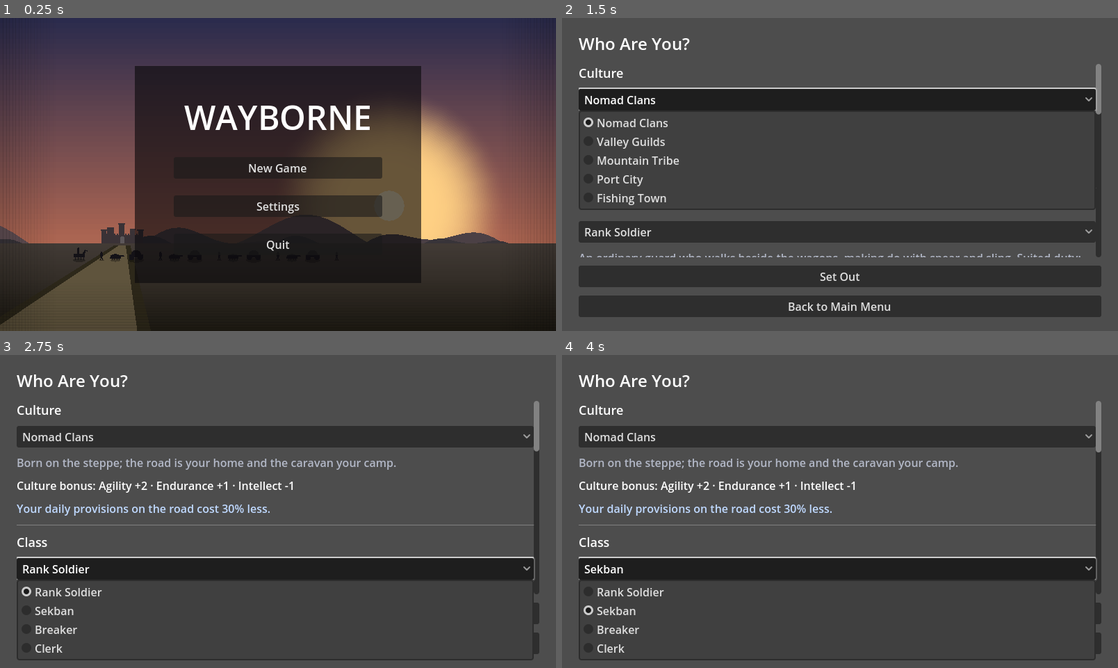
Above: before the commit, frames 1-4 (two rows, left to right).
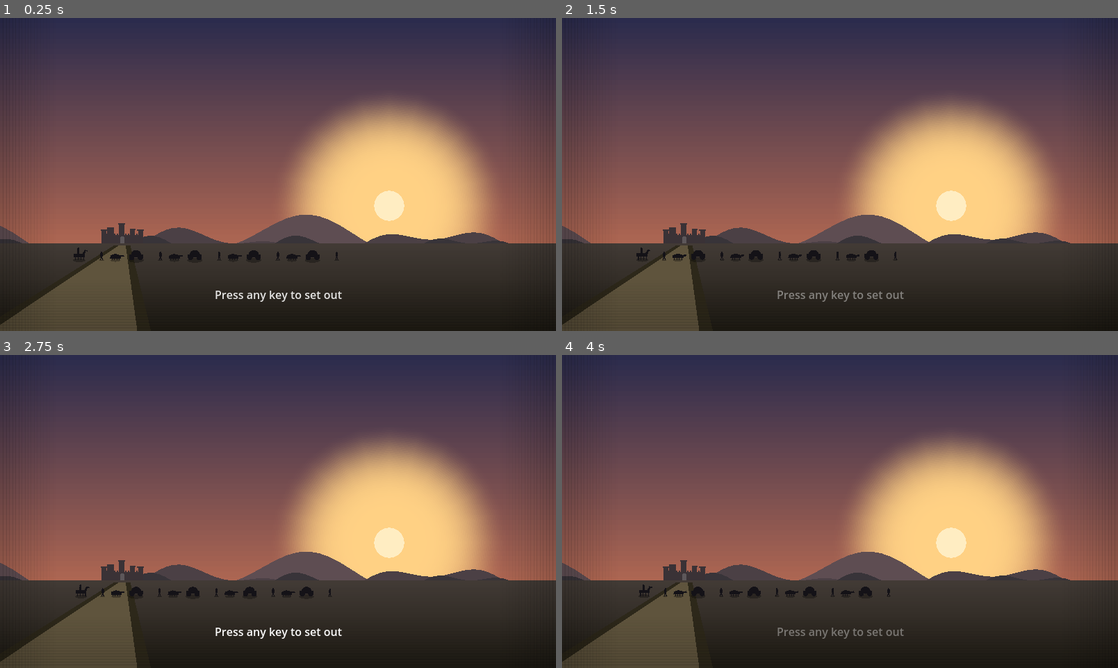
Above: after the commit, the same moments.

Repository: ulubatuhan/wayborne
Game: Godot game, scene res://scenes/ui/main_menu.tscn
The game is run twice, just before and just after one commit, with the same random seed, the same clock (stepped at 60 frames per second) and the same inputs.
Inputs (mouse positions are in pixels of both pictures, inside the frame that each line leads up to):
- Up to frame 1 (0.25 s): no input
- Up to frame 2 (1.5 s): click (840, 168) at 0.5 s, where only the run before the commit has a clickable "New Game"; click (840, 99) at 1.25 s, where only the run before the commit has a clickable "Nomad Clans"
- Up to frame 3 (2.75 s): click (278, 567) at 2 s, where only the run before the commit has a clickable "Rank Soldier"
- Up to frame 4 (4 s): click (840, 614) at 2.75 s, where only the run before the commit has a clickable "Set Out"; click (840, 567) at 3.5 s, where only the run before the commit has a clickable "Sekban"

The runs differ from the first frame. In frame 1, 35% of the frame differs, in the area x 24-76%, y 15-91%; in frame 2, 77%, in the area x 0-100%, y 0-100%; in frame 3, 76%; in frame 4, 75%.

Commit message:
"Bir tuşa basın" başlık evresi + kapı sesi + ortam/SFX altyapısı
Ana menü artık düz bir buton listesi değil: aynı sahnede (Nav.MAIN_MENU
hiç değişmeden) önce yalnızca nabız gibi atan bir davet metni ("Yola
çıkmak için bir tuşa basın") görünüyor, ilk girdide (klavye/fare/kol)
butonlar mürekkep gibi yukarıdan aşağıya beliriyor. Ayrı bir title-screen
sahnesi kurulmadı - `change_scene_to_file` MenuBackdrop'u sıfırdan
kurar, kervanın yol döngüsünü keserdi. Evre `_title_shown_this_run`
statik değişkeniyle süreç başına bir kez yaşanıyor (Nav.recruit_venue
ile aynı desen), yoksa Ayarlar'dan dönüş her seferinde "bir tuşa bas"
ekranına düşerdi.

Ölçülüp düzeltilen bir hata: buton kutusu `visible = false` ile
gizlenince VBoxContainer hiç dizilim geçişi yapmıyor, butonlar aynı
noktada üst üste biniyordu. `modulate:a = 0` + `disabled = true`
kullanmak kutuyu her zaman düzgün dizili tutuyor.

AudioManager'a üçüncü bağımsız bir katman (ortam sesi - rüzgar, müzikle
aynı anda ters yönde solabiliyor) ve tek seferlik efektler (play_sfx,
her çağrı kendi geçici çalıcısını kurup siliyor) eklendi. Şehre gerçek
bir girişte (sefer bitişi ya da world_hub'ın kapı noktasından geçiş)
Nav.city_gate_opening bayrağı kapı gıcırtısını bir kez çalıyor - pazar/
lonca gibi bir alt ekrandan dönüş aynı sahneyi yeniden yüklese de
tekrarlamıyor.

Üç ses dosyası (rüzgar, tokmak, kapı gıcırtısı) şimdilik saf Python'la
(wave + sinüs/gürültü, harici araç yok) üretilmiş birer yer tutucu -
gerçek kayıt gelene kadar `_draw()`'un elle çizilmiş sanata kadar
oynadığı rolün ses karşılığı. AudioManager hangisini çaldığını
bilmiyor; dosya değişince kod değişmiyor.

Claude-Session: https://claude.ai/code/session_01SmgLRHV2q6VtZPZSSuowT6

Diff:
--- a/data/locale/ui.csv
+++ b/data/locale/ui.csv
@@ -1,6 +1,7 @@
 "keys","tr","en","de","fr","es","it","pt_BR","ru","pl","zh_CN","ja"
 "UI_LANGUAGE","Dil","Language","","","","","","","","",""
 "UI_PLAY","Yeni Oyun","New Game","","","","","","","","",""
+"UI_TITLE_PROMPT","Yola çıkmak için bir tuşa basın","Press any key to set out","","","","","","","","",""
 "UI_CONTINUE","Devam Et","Continue","","","","","","","","",""
 "UI_SETTINGS","Ayarlar","Settings","","","","","","","","",""
 "UI_MUSIC_VOLUME","Müzik Sesi","Music Volume","","","","","","","","",""
--- a/scenes/ui/main_menu.tscn
+++ b/scenes/ui/main_menu.tscn
@@ -14,9 +14,9 @@
 [node name="VBoxContainer" type="VBoxContainer" parent="."]
 layout_mode = 1
 anchors_preset = 8
-anchor_left = 0.5
+anchor_left = 0.2
 anchor_top = 0.5
-anchor_right = 0.5
+anchor_right = 0.2
 anchor_bottom = 0.5
 offset_left = -150.0
 offset_top = -60.0
--- a/scripts/autoload/audio_manager.gd
+++ b/scripts/autoload/audio_manager.gd
@@ -1,22 +1,34 @@
 extends Node
 
-## Autoload: oyunun müziği. Tek iş yapıyor - hangi ekranda hangi parçanın
-## çaldığını bilmek ve aradaki geçişi yumuşatmak.
+## Autoload: oyunun sesi. Üç iş yapıyor - hangi ekranda hangi parçanın
+## çaldığını bilmek, aradaki geçişi yumuşatmak, ve üstüne binen kısa
+## efektlerle (kapı gıcırtısı, bir düğüm anının vurgusu) ortam sesini
+## (rüzgar) çalmak.
 ##
 ## Bu dosyada bilerek hiçbir `class_name`'e başvurulmuyor: autoload'lar
 ## global script sınıf önbelleği hazır olmadan ayrıştırılıyor (bkz.
 ## CLAUDE.md Autoload rule). `AudioStreamPlayer` motorun kendi tipi,
 ## projenin bir sınıfı değil - o yüzden sorun değil.
 ##
-## **İki çalıcı var, çünkü geçiş kesme değil geçiştir.** Tek çalıcıyla
-## parça değiştirmek sesi bıçak gibi kesiyor; şehre varış ile yolun
-## bitişi arasındaki an oyunun en çok "vardık" demesi gereken anı ve bir
-## kesme onu bozuyor. `_active` sönerken `_standby` açılıyor, sonra ikisi
-## yer değiştiriyor.
+## **Müzik için iki çalıcı var, çünkü geçiş kesme değil geçiştir.** Tek
+## çalıcıyla parça değiştirmek sesi bıçak gibi kesiyor; şehre varış ile
+## yolun bitişi arasındaki an oyunun en çok "vardık" demesi gereken anı ve
+## bir kesme onu bozuyor. `_active` sönerken `_standby` açılıyor, sonra
+## ikisi yer değiştiriyor. Ortam sesinin (bkz. `play_ambience`) kendi ayrı
+## çalıcısı var - müzikle aynı anda solabilmeli (başlangıç ekranında rüzgar
+## sönerken yol müziği yükseliyor), o yüzden müziğin iki çalıcısına
+## karışamaz. Tek kerelik efektler (bkz. `play_sfx`) hiç kalıcı bir çalıcı
+## paylaşmıyor - her çağrı kendi geçici `AudioStreamPlayer`'ını kurup
+## bitince kendini siliyor, çünkü ikisi üst üste gelebilir.
 ##
 ## Parça dosyaları `data/assets/audio/` altında ve `preload` edilmiyor:
 ## autoload derlenirken çözülen bir yol, dosya adı değişince sessizce
 ## değil *gürültülü* patlasın diye çalışma anında `load()` ile alınıyor.
+## Efekt dosyaları (rüzgar/tokmak/kapı) şimdilik basit birer yer tutucu -
+## gerçek kayıt/foley gelene kadar saf koddan (`wave`/sinüs/gürültü)
+## üretildi, tıpkı elle çizilmiş sanat gelene kadar `_draw()`'un yaptığı
+## gibi (bkz. Art Rules). `AudioManager`'ın kendisi hangisini çaldığını
+## bilmiyor - dosya değişince kod hiç değişmeden gerçek kayda geçer.
 
 ## Ekran -> parça. Ana menü ile yol aynı parçayı paylaşıyor: ikisi de
 ## "yoldasın" hissi, şehir ise varış. Üçüncü bir parça gelene kadar bu
@@ -38,9 +50,34 @@
 ## bir Tween onu sayı olarak taşıyamıyor, o yüzden sonlu bir taban.
 const SILENT_DB: float = -60.0
 
+## Tek kerelik sesler (bkz. `play_sfx`) - müzik değil, bir anın vurgusu.
+## Ayrı bir kayıt: bir "thud" çalarken bir başkası üst üste tetiklenebilir
+## (kapı sesiyle aynı anda bir düğme tıklaması), o yüzden `_active`/
+## `_standby` gibi paylaşılan tek bir çalıcıya kilitlenmiyor - her çağrı
+## kendi geçici `AudioStreamPlayer`'ını kurup bitince kendini siliyor.
+const SFX_THUD: String = "thud"
+const SFX_GATE: String = "gate"
+const SFX_PATHS: Dictionary = {
+	SFX_THUD: "res://data/assets/audio/wooden_thud.wav",
+	SFX_GATE: "res://data/assets/audio/gate_creak.wav",
+}
+
+## Ortam sesi (bkz. `play_ambience`) - müziğin *altında* değil, müziğin
+## **yerine** duran bir katman: başlangıç ekranında henüz müzik yok, yalnızca
+## rüzgar var. Kendi çalıcısı ve kendi solması var, müzikten bağımsız -
+## ikisi aynı anda solabilmeli (rüzgar sönerken yol müziği yükseliyor).
+const AMBIENCE_WIND: String = "wind"
+const AMBIENCE_PATHS: Dictionary = {
+	AMBIENCE_WIND: "res://data/assets/audio/wind_ambience.wav",
+}
+const AMBIENCE_FADE_SECONDS: float = 1.6
+
 var _active: AudioStreamPlayer
 var _standby: AudioStreamPlayer
 var _current_track: String = ""
+var _ambience_player: AudioStreamPlayer
+var _ambience_fade: Tween
+var _current_ambience: String = ""
 ## -1 = henüz okunmadı. Varsayılan değerin **tek** sahibi
 ## `UserSettings.DEFAULT_MUSIC_VOLUME`; burada ikinci bir sayı tutmak,
 ## ikisi ayrıştığı gün sessizce yanlış sesle açılmak demekti. Tembel
@@ -55,6 +92,7 @@
 
 	_active = _make_player()
 	_standby = _make_player()
+	_ambience_player = _make_player()
 
 func _make_player() -> AudioStreamPlayer:
 	var player := AudioStreamPlayer.new()
@@ -86,6 +124,59 @@
 
 func get_current_track() -> String:
 	return _current_track
+
+## Tek kerelik bir ses çalar (bkz. `SFX_*`). Dosya eksikse sessizce hiçbir
+## şey yapmıyor - `_load_stream` ile aynı gerekçe: bir ses efekti asset'i
+## henüz gelmemişse oyun onsuz da çalışmalı, çökmemeli.
+func play_sfx(sfx_id: String) -> void:
+	var path: String = SFX_PATHS.get(sfx_id, "")
+	if path.is_empty() or not ResourceLoader.exists(path):
+		return
+	var stream: AudioStream = load(path)
+	if stream == null:
+		return
+	var player := AudioStreamPlayer.new()
+	player.stream = stream
+	player.volume_db = _target_db()
+	add_child(player)
+	player.finished.connect(player.queue_free)
+	player.play()
+
+## Ortam sesini başlatır/değiştirir - müzikten ayrı bir katman (bkz.
+## `_ambience_player`'ın notu). Aynı katman zaten çalıyorsa dokunmuyor,
+## `play_track`'in aynı deseni.
+func play_ambience(ambience_id: String) -> void:
+	if ambience_id == _current_ambience:
+		return
+	_current_ambience = ambience_id
+	var path: String = AMBIENCE_PATHS.get(ambience_id, "")
+	if path.is_empty() or not ResourceLoader.exists(path):
+		return
+	var stream: AudioStream = load(path)
+	if stream == null:
+		return
+	if stream is AudioStreamWAV:
+		# Döngü bayrağı içe aktarma ayarında değil burada - `_load_stream`'in
+		# mp3 için yaptığı aynı şey, aynı gerekçeyle (.import depoda tutulmuyor).
+		stream.loop_mode = AudioStreamWAV.LOOP_FORWARD
+	_ambience_player.stream = stream
+	_ambience_player.volume_db = SILENT_DB
+	_ambience_player.play()
+	_fade_ambience(_target_db())
+
+func stop_ambience() -> void:
+	if _current_ambience.is_empty():
+		return
+	_current_ambience = ""
+	_fade_ambience(SILENT_DB, true)
+
+func _fade_ambience(target_db: float, stop_after: bool = false) -> void:
+	if _ambience_fade != null and _ambience_fade.is_valid():
+		_ambience_fade.kill()
+	_ambience_fade = create_tween()
+	_ambience_fade.tween_property(_ambience_player, "volume_db", target_db, AMBIENCE_FADE_SECONDS)
+	if stop_after:
+		_ambience_fade.tween_callback(_ambience_player.stop)
 
 ## 0.0 - 1.0. Ayarlar ekranı bunu çağırıyor; değer hem anında uygulanıyor
 ## hem `user://settings.cfg`'ye yazılıyor (dil ile aynı dosya, aynı
@@ -95,6 +186,10 @@
 	UserSettings.save_music_volume(_music_volume)
 	if _fade == null or not _fade.is_running():
 		_active.volume_db = _target_db()
+	# Ortam sesi de aynı tek tercihi okuyor (bkz. dosyanın başındaki not) -
+	# ayarlar ekranında sürgü değişince rüzgar de anında güncellenmeli.
+	if not _current_ambience.is_empty() and (_ambience_fade == null or not _ambience_fade.is_running()):
+		_ambience_player.volume_db = _target_db()
 
 ## Tercihin sahibi `UserSettings` (settings.cfg'yi o yazıyor); burası
 ## yalnızca okuyup uyguluyor.
--- a/scripts/ui/main_menu.gd
+++ b/scripts/ui/main_menu.gd
@@ -6,6 +6,18 @@
 ## Tayfa büyüklüğü ve karakterin kendisi artık burada değil, karakter
 ## oluşturma ekranında seçiliyor - "Yeni Oyun" oraya gider, oturum da
 ## orada kurulur.
+##
+## **Bir "bir tuşa basın" evresiyle açılıyor, ayrı bir sahne olarak değil.**
+## İstenen şey sahne değişmeden yaşanan bir geçişti ("ekran siyahlanıp
+## yeniden yüklenmemeli") - `MenuBackdrop`'u ayrı bir title-screen sahnesine
+## taşıyıp oradan `change_scene_to_file` ile buraya geçmek tam da
+## istenmeyen şeyi yapardı: manzara sıfırdan kurulur, kervanın döngüsü
+## yeniden başlardı. Bunun yerine `MainMenu`'nün kendisi iki evreli: önce
+## yalnızca nabız gibi atan bir davet metni, ilk girdide (klavye/fare/kol
+## fark etmez) aynı sahnede butonlar beliriyor. Evre yalnızca **süreç içi**
+## bir kez yaşanıyor - `_title_shown_this_run` bir statik değişken (bkz.
+## `Nav`'ın `recruit_venue`'sü, aynı GDScript özelliği), yoksa Ayarlar'dan
+## geri dönmek bile oyuncuyu yeniden "bir tuşa bas" ekranına düşürürdü.
 
 ## Başlık ve butonların arkasındaki karartma. Manzaranın üstüne çıplak
 ## metin koymak, gökyüzünün açık olduğu yerde başlığı okunmaz yapıyor -
@@ -13,6 +25,20 @@
 const SCRIM_PAD: Vector2 = Vector2(56.0, 40.0)
 const SCRIM_COLOR: Color = Color(0.04, 0.035, 0.045, 0.62)
 
+## Davet metninin nabız hızı ve parlaklık aralığı - `PulseBar`'ın "değişimi
+## göster" mantığının aynısı, burada sürekli tekrar eden bir davet için.
+const PROMPT_PULSE_SECONDS: float = 1.35
+const PROMPT_DIM_ALPHA: float = 0.35
+
+## Butonlar beliriken her biri öncekinden bu kadar geç başlıyor - tek
+## seferde hepsinin birden açılması "belirmek" değil "anahtarı çevirmek"
+## gibi duruyordu.
+const REVEAL_STAGGER_SECONDS: float = 0.09
+const REVEAL_SECONDS: float = 0.45
+const REVEAL_SLIDE_PX: float = 14.0
+
+static var _title_shown_this_run: bool = false
+
 @onready var _menu_box: VBoxContainer = $VBoxContainer
 @onready var _continue_button: Button = $VBoxContainer/ContinueButton
 @onready var _play_button: Button = $VBoxContainer/PlayButton
@@ -20,12 +46,13 @@
 @onready var _quit_button: Button = $VBoxContainer/QuitButton
 
 var _confirm_dialog: ConfirmationDialog
+var _scrim: ColorRect
+var _prompt_label: Label
+var _prompt_tween: Tween
+var _in_title_phase: bool = false
 
 func _ready() -> void:
 	Nav.go_root(Nav.MAIN_MENU)
-	# Ana menü ile yol aynı parçayı paylaşıyor (bkz. AudioManager):
-	# menüdeki ekran da bir yol manzarası, aynı his.
-	AudioManager.play_track(AudioManager.TRACK_ROAD)
 	_build_backdrop()
 	_continue_button.visible = SaveManager.has_save()
 	_continue_button.pressed.connect(_on_continue_pressed)
@@ -34,6 +61,11 @@
 	_quit_button.pressed.connect(_on_quit_pressed)
 
 	_refresh_texts()
+
+	if _title_shown_this_run:
+		_show_menu_immediately()
+	else:
+		_begin_title_phase()
 
 ## Manzara ve karartma butonların **arkasına** giriyor: `add_child` onları
 ## en sona koyar, `move_child(…, 0)` en başa. Sahne dosyasına eklemek
@@ -44,20 +76,135 @@
 	add_child(backdrop)
 	move_child(backdrop, 0)
 
-	var scrim := ColorRect.new()
-	scrim.color = SCRIM_COLOR
-	scrim.mouse_filter = Control.MOUSE_FILTER_IGNORE
-	add_child(scrim)
-	move_child(scrim, 1)
-	_fit_scrim(scrim)
+	_scrim = ColorRect.new()
+	_scrim.color = SCRIM_COLOR
+	_scrim.mouse_filter = Control.MOUSE_FILTER_IGNORE
+	add_child(_scrim)
+	move_child(_scrim, 1)
+	_fit_scrim()
 	# Butonların kutusu yerleşim geçişinden önce doğru boyunu bilmiyor
 	# (dil değişince metin de değişiyor), o yüzden karartma onu izliyor.
-	_menu_box.resized.connect(_fit_scrim.bind(scrim))
-	_menu_box.item_rect_changed.connect(_fit_scrim.bind(scrim))
-
-func _fit_scrim(scrim: ColorRect) -> void:
-	scrim.position = _menu_box.position - SCRIM_PAD
-	scrim.size = _menu_box.size + SCRIM_PAD * 2.0
+	_menu_box.resized.connect(_fit_scrim)
+	_menu_box.item_rect_changed.connect(_fit_scrim)
+
+func _fit_scrim() -> void:
+	_scrim.position = _menu_box.position - SCRIM_PAD
+	_scrim.size = _menu_box.size + SCRIM_PAD * 2.0
+
+## --- "Bir tuşa basın" evresi ---
+
+## Sahne canlı kalıyor (bkz. dosya başındaki not): butonlar ve karartma
+## saydam ve tıklanamaz, yalnızca manzara ve davet metni görünür. Müzik de
+## henüz yok - `AudioManager.play_ambience` rüzgarı çalıyor, ilk girdiye
+## kadar tek ses o.
+##
+## `visible = false` değil `modulate:a = 0` kullanılıyor - **bilerek**.
+## `VBoxContainer` çocuklarını yalnızca görünürken diziyor; sahne henüz ilk
+## yerleşim geçişini yapmadan `visible`'ı kapatırsak butonlar hiç
+## dizilmeden kalıyor ve `_reveal_menu()` hepsini aynı (0,0) civarındaki
+## bayat konumdan okuyup üst üste bindiriyordu - ölçüldü, tam bu oldu.
+## Saydam ama görünür bir kutu her zaman doğru dizili kalıyor.
+func _begin_title_phase() -> void:
+	_in_title_phase = true
+	_menu_box.modulate.a = 0.0
+	_set_buttons_enabled(false)
+	_scrim.visible = false
+	set_process_unhandled_input(true)
+
+	_prompt_label = Label.new()
+	_prompt_label.text = tr("UI_TITLE_PROMPT")
+	_prompt_label.horizontal_alignment = HORIZONTAL_ALIGNMENT_CENTER
+	_prompt_label.set_anchors_preset(Control.PRESET_CENTER_BOTTOM)
+	_prompt_label.position.y -= 64.0
+	_prompt_label.grow_horizontal = Control.GROW_DIRECTION_BOTH
+	_prompt_label.mouse_filter = Control.MOUSE_FILTER_IGNORE
+	add_child(_prompt_label)
+
+	_prompt_tween = create_tween()
+	_prompt_tween.set_loops()
+	_prompt_tween.tween_property(_prompt_label, "modulate:a", PROMPT_DIM_ALPHA, PROMPT_PULSE_SECONDS)
+	_prompt_tween.tween_property(_prompt_label, "modulate:a", 1.0, PROMPT_PULSE_SECONDS)
+
+	AudioManager.play_ambience(AudioManager.AMBIENCE_WIND)
+
+## Menü sahnesiz bir kere daha açıldığında (Ayarlar'dan dönüş gibi) evre
+## hiç yaşanmadan doğrudan bu hâle geçiyor - eski davranışın aynısı.
+func _show_menu_immediately() -> void:
+	AudioManager.play_track(AudioManager.TRACK_ROAD)
+	_menu_box.modulate.a = 1.0
+	_set_buttons_enabled(true)
+	_scrim.visible = true
+
+func _set_buttons_enabled(enabled: bool) -> void:
+	_continue_button.disabled = not enabled
+	_play_button.disabled = not enabled
+	_settings_button.disabled = not enabled
+	_quit_button.disabled = not enabled
+
+## Klavye, fare ya da kol - hangisiyle oynadığı önemli değil, ilki geçişi
+## başlatıyor. `echo`'yu eleniyor yoksa tuşu basılı tutmak onlarca kez
+## tetiklerdi (yalnızca bir kez tetiklenmesi gerektiği için önemli, aksi
+## hâlde _begin_transition çoklu çağrıdan zarar görmez ama gereksiz).
+func _unhandled_input(event: InputEvent) -> void:
+	if not _in_title_phase:
+		return
+	var qualifies: bool = (
+		(event is InputEventKey and event.pressed and not event.echo)
+		or (event is InputEventJoypadButton and event.pressed)
+		or (event is InputEventMouseButton and event.pressed)
+	)
+	if not qualifies:
+		return
+	get_viewport().set_input_as_handled()
+	_begin_transition()
+
+## Rüzgar sönerken yol müziği yükseliyor (iki ayrı çalıcı, bkz.
+## AudioManager), davet metni soluyor, butonlar mürekkep gibi yukarıdan
+## aşağıya belirir - hiçbiri sahne değiştirmeden, `MenuBackdrop` hiç
+## kesilmeden sürüyor.
+func _begin_transition() -> void:
+	_in_title_phase = false
+	_title_shown_this_run = true
+	set_process_unhandled_input(false)
+
+	AudioManager.play_sfx(AudioManager.SFX_THUD)
+	AudioManager.stop_ambience()
+	AudioManager.play_track(AudioManager.TRACK_ROAD)
+
+	if _prompt_tween != null and _prompt_tween.is_valid():
+		_prompt_tween.kill()
+	var prompt := _prompt_label
+	var fade_out := create_tween()
+	fade_out.tween_property(prompt, "modulate:a", 0.0, 0.4)
+	fade_out.tween_callback(prompt.queue_free)
+
+	_reveal_menu()
+
+func _reveal_menu() -> void:
+	_scrim.visible = true
+	_scrim.modulate.a = 0.0
+	create_tween().tween_property(_scrim, "modulate:a", 1.0, REVEAL_SECONDS)
+
+	# Kutunun kendisi zaten görünürdü (bkz. `_begin_title_phase`'in notu) -
+	# yalnızca saydamlığı kaldırılıyor, çocukların gerçek dizilimine hiç
+	# dokunulmadan.
+	_menu_box.modulate.a = 1.0
+	_set_buttons_enabled(true)
+
+	var index := 0
+	for child in _menu_box.get_children():
+		if not (child is Control) or not child.visible:
+			continue
+		var control := child as Control
+		control.modulate.a = 0.0
+		var home_y := control.position.y
+		control.position.y = home_y - REVEAL_SLIDE_PX
+		var delay := index * REVEAL_STAGGER_SECONDS
+		var reveal := create_tween()
+		reveal.set_parallel(true)
+		reveal.tween_property(control, "modulate:a", 1.0, REVEAL_SECONDS).set_delay(delay)
+		reveal.tween_property(control, "position:y", home_y, REVEAL_SECONDS).set_delay(delay).set_trans(Tween.TRANS_QUAD).set_ease(Tween.EASE_OUT)
+		index += 1
 
 func _refresh_texts() -> void:
 	_continue_button.text = tr("UI_CONTINUE")
--- a/scripts/ui/road_journey.gd
+++ b/scripts/ui/road_journey.gd
@@ -2059,6 +2059,9 @@
 ## bölümü). Oyunun tek gerçek sonu hâlâ var ve o da burada değil:
 ## liderin ölüp yerine geçecek kimsenin kalmaması (_show_run_over).
 func _on_enter_city_pressed() -> void:
+	# `city_map.gd` bunu okuyup kapı sesini çalıyor - bkz. Nav'daki not,
+	# neden bir is_journey_active() kontrolü değil de taşınan bir bayrak.
+	Nav.city_gate_opening = true
 	get_tree().change_scene_to_file(Nav.go_root(Nav.CITY_MAP))
 
 ## Bir yan kanal paneli (savaş/pazarlık/tayfa) açıkken zaman durur ve
--- a/scripts/world/city_map.gd
+++ b/scripts/world/city_map.gd
@@ -28,6 +28,13 @@
 	# (pazar, lonca...) parçayı değiştirmiyor - play_track aynı parçayı
 	# ikinci kez çalmıyor, o yüzden ekran gezmek müziği baştan başlatmaz.
 	AudioManager.play_track(AudioManager.TRACK_CITY)
+	# Kapı sesi yalnızca gerçek bir girişte - bkz. Nav.city_gate_opening'in
+	# notu. Bayrak tüketiliyor (hemen false'a dönüyor), yoksa pazar/lonca
+	# gibi bir alt ekrandan geri dönmek de aynı sahneyi yeniden yükler ve
+	# kapı her seferinde bir daha "açılırdı".
+	if Nav.city_gate_opening:
+		Nav.city_gate_opening = false
+		AudioManager.play_sfx(AudioManager.SFX_GATE)
 	# Sahne dosyasındaki yazı yalnızca editörde ne olduğunu görmek için;
 	# oyuncunun gördüğü metin her zaman koddan, anahtarla gelir - yoksa
 	# ekran hangi dile geçilirse geçilsin Türkçe kalır.
--- a/scripts/world/nav.gd
+++ b/scripts/world/nav.gd
@@ -62,6 +62,16 @@
 ## üyeyi göstereceğine karar verir. Parti değişmişse (biri yol verildi)
 ## ekran kendi tarafında sınırlara kırpar.
 static var character_target_index: int = 0
+
+## Şehir ekranının açılışı gerçekten kapıdan bir giriş miydi - iki yerden
+## işaretleniyor: `road_journey.gd` bir sefer bitirip şehre girince, ve
+## `world_hub.gd` oyuncu kapıya yürüyüp geçince. `city_map.gd` bunu okuyup
+## kapı sesini çalar ve hemen sıfırlar (bkz. oradaki not). Şehre pazar/
+## lonca gibi bir alt ekrandan geri dönmek de aynı `city_map.tscn`'i
+## yeniden yüklüyor (`Nav`'ın her geçişi `change_scene_to_file` olması), o
+## yüzden bu bir `is_journey_active()` kontrolü değil - tek seferlik,
+## taşınan bir veri, `recruit_venue` ile aynı desen.
+static var city_gate_opening: bool = false
 
 ## Bir köke git: yığın temizlenir. Kök ekranların `_ready`'si bunu çağırır,
 ## böylece oraya nasıl gelinirse gelinsin (kapıdan, varıştan, menüden)
--- a/scripts/world/world_hub.gd
+++ b/scripts/world/world_hub.gd
@@ -536,6 +536,9 @@
 			return
 
 func _enter_spot(spot: Dictionary) -> void:
+	# Yalnızca kapının kendisi bir girişi işaretliyor - bkz. Nav'daki not.
+	if spot.scene == Nav.CITY_MAP:
+		Nav.city_gate_opening = true
 	get_tree().change_scene_to_file(Nav.open(Nav.WORLD_HUB, spot.scene))
 
 func _hint(text: String) -> void:
--- a/tests/screenshot_menu.gd
+++ b/tests/screenshot_menu.gd
@@ -27,7 +27,21 @@
 	var screen: Control = load("res://scenes/ui/main_menu.tscn").instantiate()
 	root.add_child(screen)
 	await _settle()
-	_save("01_ana_menu.png")
+	_save("01_baslik_ekrani.png")
+
+	# "Bir tuşa basın" evresinden menüye - sahne değişmeden, aynı ekranın
+	# canlı kalan bir geçişi (bkz. main_menu.gd'nin dosya başı notu). Gerçek
+	# bir tuş basımını simüle etmek gerekiyor, çünkü geçiş `_unhandled_input`
+	# üzerinden tetikleniyor.
+	var key_event := InputEventKey.new()
+	key_event.keycode = KEY_SPACE
+	key_event.pressed = true
+	Input.parse_input_event(key_event)
+	await _settle()
+	# Belirme animasyonu (`REVEAL_SECONDS` + kademeler) bitene kadar bekle.
+	for _frame in 60:
+		await process_frame
+	_save("02_ana_menu.png")
 
 	quit()
 
Not shown, changed: CLAUDE.md
Not shown, added: data/assets/audio/gate_creak.wav
Not shown, added: data/assets/audio/wind_ambience.wav
Not shown, added: data/assets/audio/wooden_thud.wav
